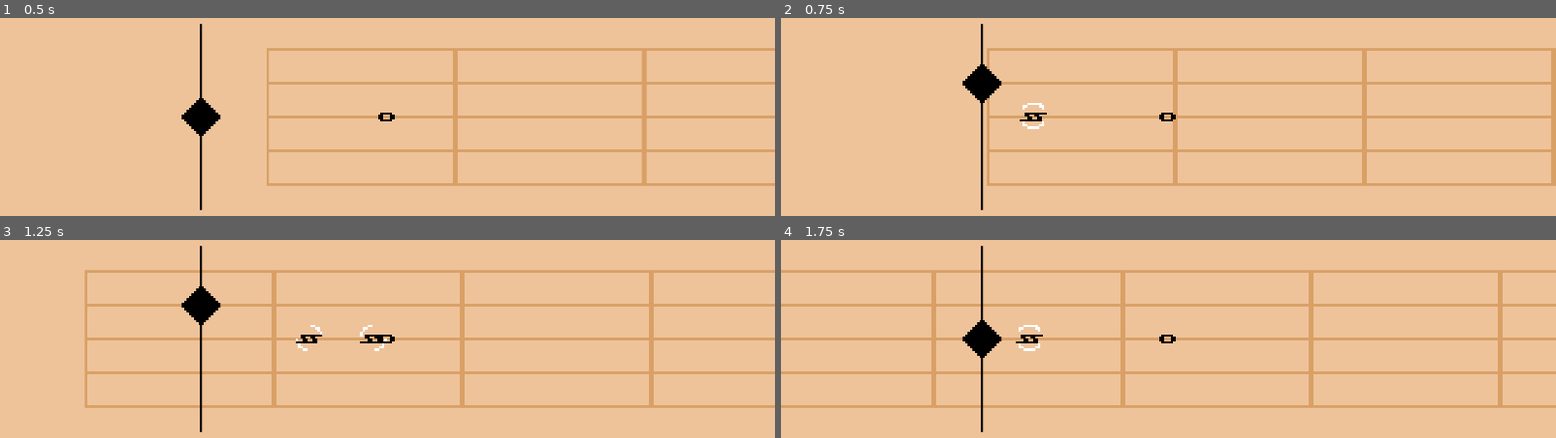
Above: before the commit, frames 1-4 (two rows, left to right).
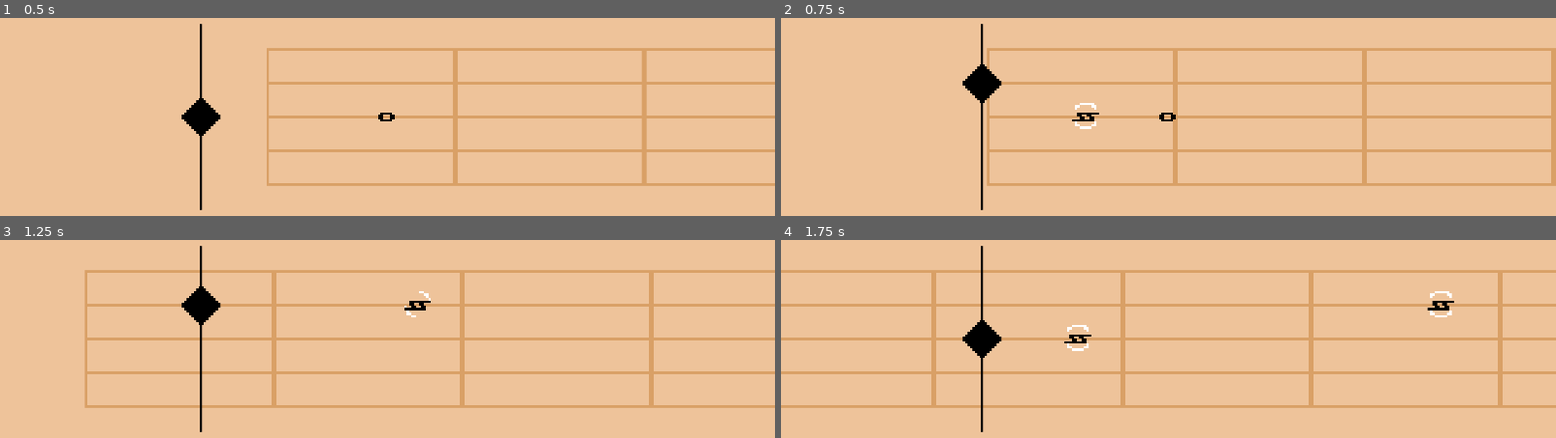
Above: after the commit, the same moments.

Repository: Silver-Ink/MelodyJumper
Game: Godot game, scene res://level.tscn
The game is run twice, just before and just after one commit, with the same random seed, the same clock (stepped at 60 frames per second) and the same inputs.
Inputs:
- Up to frame 1 (0.5 s): no input
- Up to frame 2 (0.75 s): tap Enter (ui_accept) at 0.5 s; hold Up (ui_up) from 0.53 s (still down)
- Up to frame 3 (1.25 s): keep holding Up (ui_up); tap Enter (ui_accept) at 0.77 s
- Up to frame 4 (1.75 s): release Up (ui_up) at 1.28 s; hold Down (ui_down) from 1.28 s (still down); tap Enter (ui_accept) at 1.52 s

Frame 1 is identical in both runs. In frame 2, 0.3% of the frame differs, in the area x 30-42%, y 42-57%; in frame 3, 0.5%; in frame 4, 0.6%, in the area x 30-87%, y 25-57%.

Commit message:
fixed shot not spawning at player position

Diff:
--- a/note.tscn
+++ b/note.tscn
@@ -1,16 +1,16 @@
-[gd_scene load_steps=74 format=3 uid="uid://ds1sntqk5jvug"]
+[gd_scene load_steps=74 format=3 uid="uid://bnix8h5gbftq"]
 
 [ext_resource type="Texture2D" uid="uid://c6k1amgij5nxx" path="res://assets/sprites/blanche.png" id="1_4pgx8"]
 [ext_resource type="Script" path="res://note_sprite.gd" id="1_cv88p"]
 [ext_resource type="Texture2D" uid="uid://dxv56sq61lbw6" path="res://assets/sprites/animations/blanche_disparait.png" id="1_x4qiw"]
-[ext_resource type="Texture2D" uid="uid://s8odeko0i3n1" path="res://assets/sprites/croche.png" id="2_03mtk"]
+[ext_resource type="Texture2D" uid="uid://s8odeko0i3n1" path="res://assets/sprites/Croche.png" id="2_03mtk"]
 [ext_resource type="Texture2D" uid="uid://df8smxyh3el5u" path="res://assets/sprites/animations/Blanche.png" id="3_yveau"]
 [ext_resource type="Texture2D" uid="uid://ctrixbkkeeth3" path="res://assets/sprites/animations/croche_disparait.png" id="4_ac5os"]
 [ext_resource type="Texture2D" uid="uid://co8b1bawyyhnw" path="res://assets/sprites/double_croche.png" id="5_x3xit"]
 [ext_resource type="Texture2D" uid="uid://cmp7pootehkdb" path="res://assets/sprites/noire.png" id="6_8m3f7"]
 [ext_resource type="Texture2D" uid="uid://cvcob5ukqm6jy" path="res://assets/sprites/animations/Croche.png" id="6_wegub"]
 [ext_resource type="Texture2D" uid="uid://step0o6uvm4o" path="res://assets/sprites/animations/doucle_croche_disparait.png" id="7_q35y0"]
-[ext_resource type="Texture2D" uid="uid://dmxho2fyc4ljj" path="res://assets/sprites/ronde.png" id="7_ycpoj"]
+[ext_resource type="Texture2D" uid="uid://dmxho2fyc4ljj" path="res://assets/sprites/Ronde.png" id="7_ycpoj"]
 [ext_resource type="Texture2D" uid="uid://bndv20k6nmte2" path="res://assets/sprites/animations/Double croche.png" id="9_5e8fm"]
 [ext_resource type="Texture2D" uid="uid://cuwx5yjp1msm1" path="res://assets/sprites/animations/noire_disparait.png" id="10_ormqm"]
 [ext_resource type="Texture2D" uid="uid://djgjk7bhg132a" path="res://assets/sprites/animations/Noire.png" id="12_lcaca"]
@@ -499,3 +499,5 @@
 
 [node name="CollisionShape2D" type="CollisionShape2D" parent="Sprite2D/Area2D"]
 shape = SubResource("CircleShape2D_y01e5")
+
+[connection signal="area_entered" from="Sprite2D/Area2D" to="Sprite2D" method="_on_area_2d_area_entered"]
--- a/player.gd
+++ b/player.gd
@@ -50,6 +50,10 @@
 	current_pos = new_pos
 
 func _shot_natural():
-	var new_shot = SC_shot.instantiate()
 	animated_sprite_2d.play("shoot")
+
+	var new_shot : Shot = SC_shot.instantiate()
+	var pos = animated_sprite_2d.global_position.y
+	new_shot.global_position.y = pos
+
 	add_child(new_shot)
--- a/shot.gd
+++ b/shot.gd
@@ -1,6 +1,6 @@
 class_name Shot extends Node2D
 
-@export var speed := 100
+@export var speed := 200
 @onready var animated_sprite_2d: AnimatedSprite2D = $AnimatedSprite2D
 
 # Called when the node enters the scene tree for the first time.
Not shown, changed: assets/sprites/Croche.png.import
Not shown, added: assets/sprites/Pause.png.import
Not shown, changed: assets/sprites/Ronde.png.import
Not shown: 1 places in shot.tscn that only renumber resources
